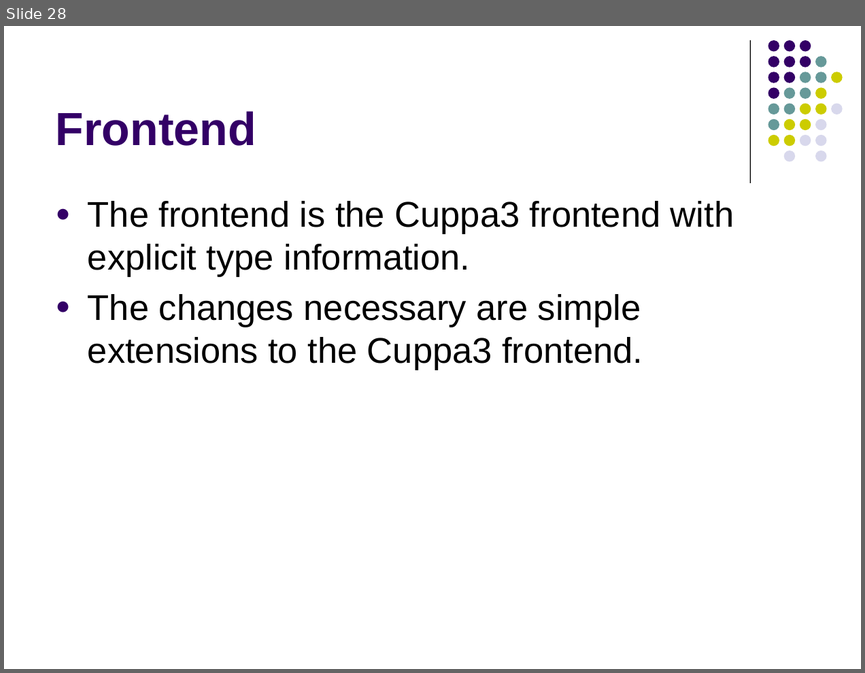
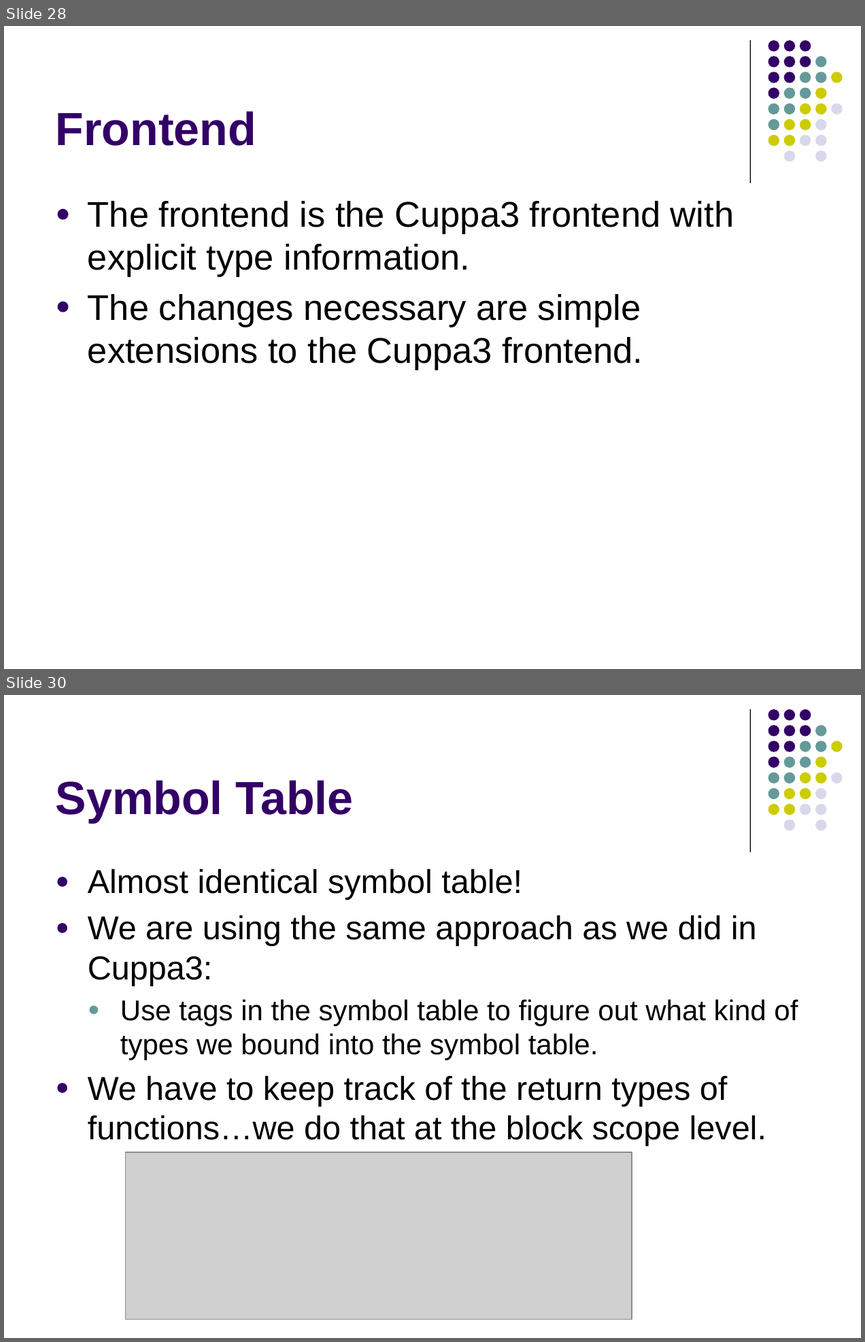
Before and after one commit to lutzhamel/CSC402, a slide deck: notes/csc402-ln018.pptx. Shown one above the other, each under a label of ours: slide 28 before the commit, slides 28 and 30 after it; the slides between them are not shown. The pictures are 865x673 and 865x1342 pixels, drawn with LibreOffice and Linux fonts; fonts in the diff are those of the drawing; grey boxes stand for pictures. Boxes give left, top, right and bottom in pixels: in the first picture for what was removed or moved away, otherwise in the second. Text is boxed around its words. In the diff, an @@ line names an element or a change of style, - is before the commit and + after.

```diff
--- a/notes/csc402-ln018.pptx
+++ b/notes/csc402-ln018.pptx
@@ slide 30 added at bbox=[4, 695, 861, 1338], background #FFFFFF; not listed: 32 template elements that a slide beside it also shows @@
@@ title added at bbox=[56, 780, 354, 823], 39 pt, text #330066, bold @@
+Symbol Table
@@ text added at bbox=[88, 868, 798, 1146], 27.8 pt, text #000000 @@
+● Almost identical symbol table!
+● We are using the same approach as we did in Cuppa3:
+  ● Use tags in the symbol table to figure out what kind of types we bound into the symbol table.
+● We have to keep track of the return types of functions…we do that at the block scope level.
@@ picture added at bbox=[126, 1152, 632, 1319] @@
```
Also in this commit, not shown: 2 slides changed, 13 other slides added, 4 slides removed, 2 other files.
